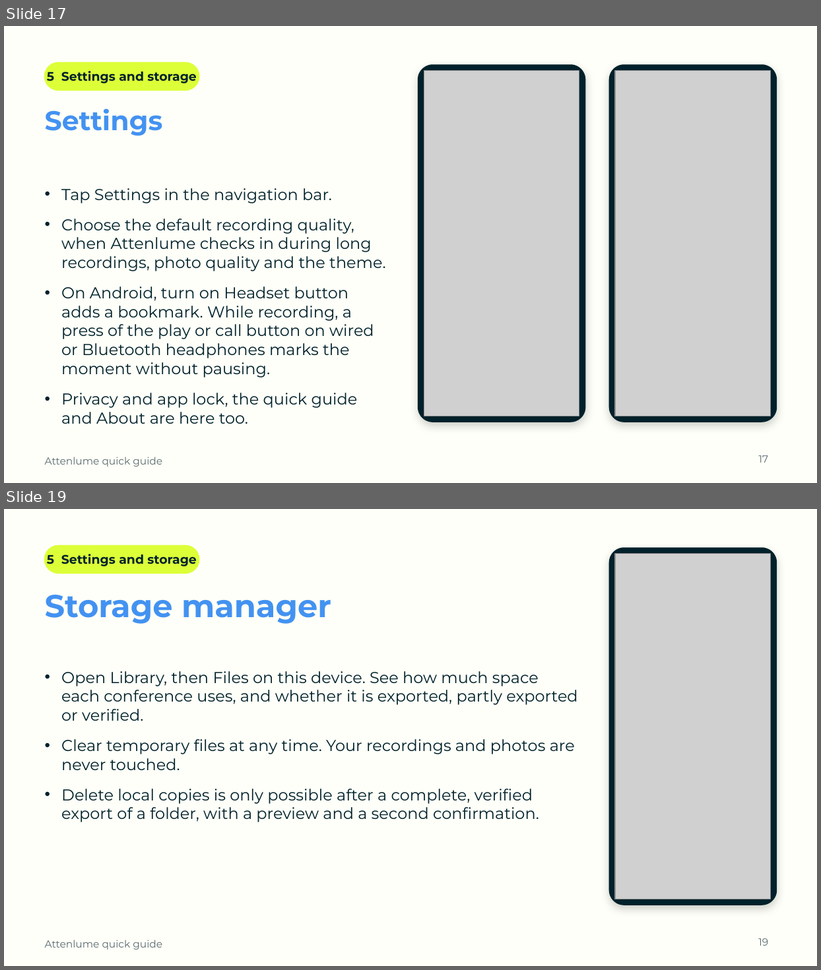
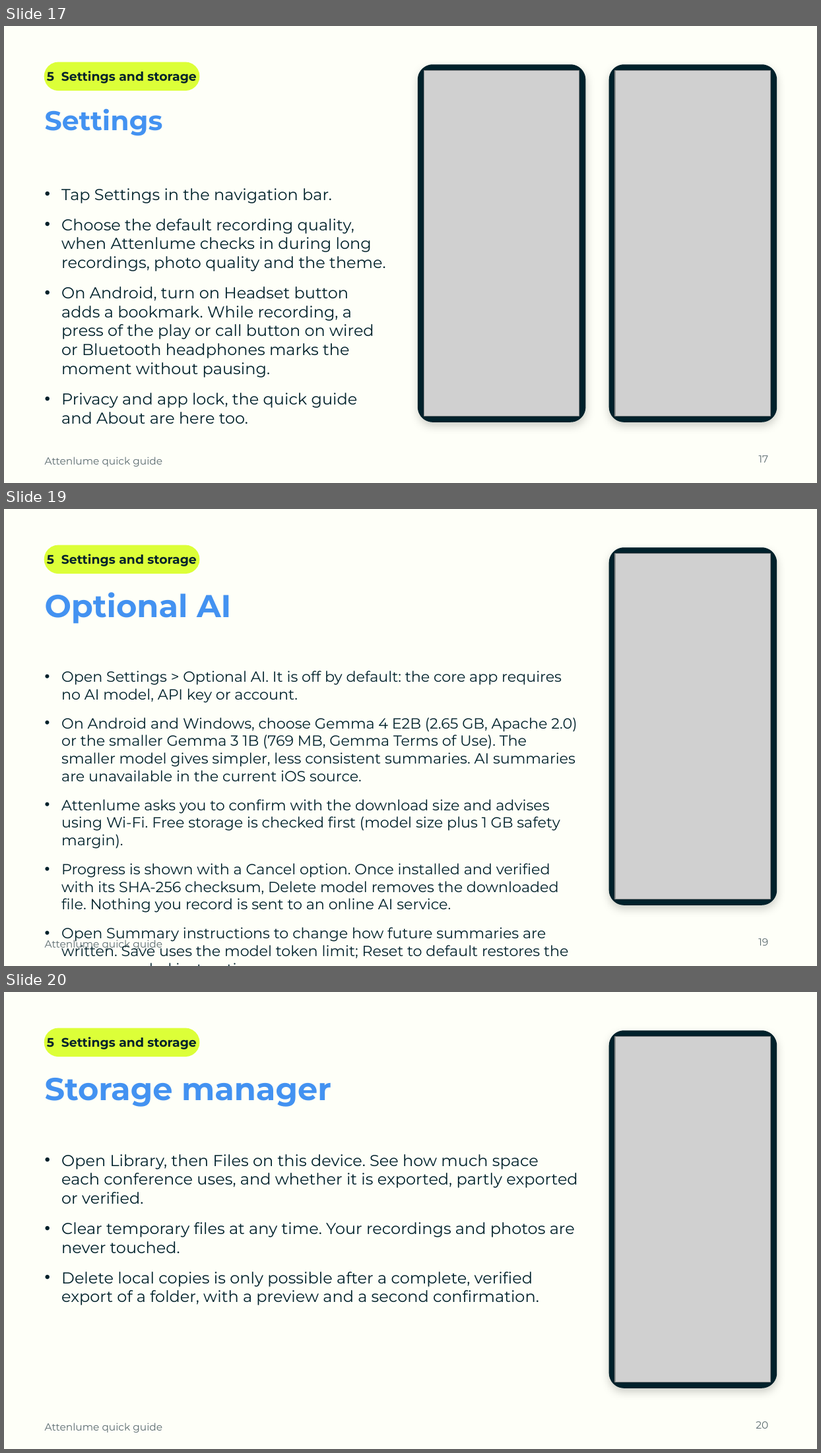
Before and after one commit to SamsonOluwaseun/attenlume, a slide deck: docs/user-guide/Attenlume-Quick-Guide.pptx. Shown one above the other, each under a label of ours: slides 17 and 19 before the commit, slides 17, 19 and 20 after it; the slides between them are not shown. The pictures are 821x970 and 821x1453 pixels, drawn with LibreOffice and Linux fonts; fonts in the diff are those of the drawing; grey boxes stand for pictures; background and template pictures are left out. Boxes give left, top, right and bottom in pixels: in the first picture for what was removed or moved away, otherwise in the second. Text is boxed around its words. In the diff, an @@ line names an element or a change of style, - is before the commit and + after.

```diff
--- a/docs/user-guide/Attenlume-Quick-Guide.pptx
+++ b/docs/user-guide/Attenlume-Quick-Guide.pptx
@@ slide 19 added at (4, 509, 817, 966), background #FEFFF8; not listed: 1 template element that a slide beside it also shows @@
@@ rounded rectangle added at (45, 545, 199, 573), fill #DCFF38, outline #DCFF38 1 pt @@
@@ rounded rectangle added at (610, 548, 776, 905), fill #00212B, outline #00212B 1 pt @@
@@ text added at (47, 554, 196, 566), 11 pt, text #00212B, bold @@
+5 Settings and storage
@@ picture added at (615, 554, 771, 899) @@
@@ text added at (45, 592, 231, 624), 28 pt, text #4392F1, bold @@
+Optional AI
@@ text added at (61, 671, 577, 959), 13 pt, text #00212B @@
+• Open Settings > Optional AI. It is off by default: the core app requires no AI model, API key or account.
+• On Android and Windows, choose Gemma 4 E2B (2.65 GB, Apache 2.0) or the smaller Gemma 3 1B (769 MB, Gemma Terms of Use). The smaller model gives simpler, less consistent summaries. AI summaries are unavailable in the current iOS source.
+• Attenlume asks you to confirm with the download size and advises using Wi-Fi. Free storage is checked first (model size plus 1 GB safety margin).
+• Progress is shown with a Cancel option. Once installed and verified with its SHA-256 checksum, Delete model removes the downloaded file. Nothing you record is sent to an online AI service.
+• Open Summary instructions to change how future summaries are written. Save uses the model token limit; Reset to default restores the recommended instructions.
@@ page number added at (758, 939, 768, 946), 9 pt, text #5B6B70 @@
+19
@@ what was slide 19 is now slide 20 @@
@@ page number at (756, 1422, 768, 1429): text changed @@
-19
+20
```
Also in this commit, not shown: 2 slides changed, 8 other files.
